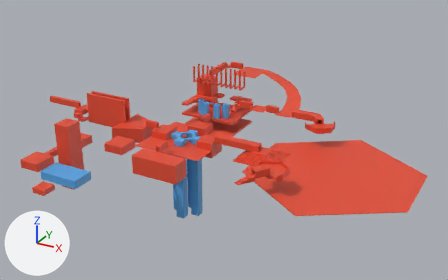
A saved change to the Blender file etc/level_blend_files/dungeon1_blockout.blend.
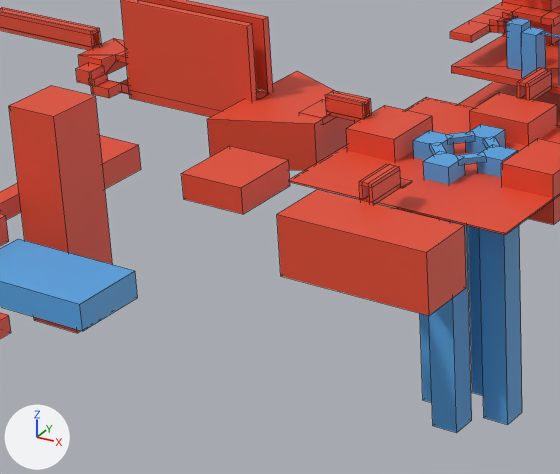
Old and new are each drawn whole from a 50 mm lens placed at (113.1, -176.7, 91.8), pointed at (13.8, 3.9, 1.5) and again close up on the part from 12% to 48% of the width and 33% to 82% of the height. The axes (+X, +Y, +Z) are drawn at lower left. The lights are the same throughout. The close-ups show mesh edges as thin lines.
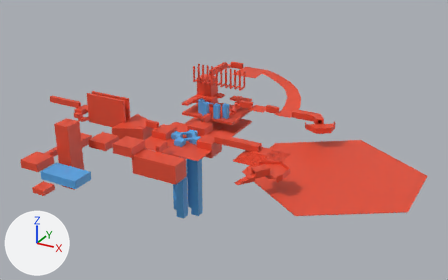
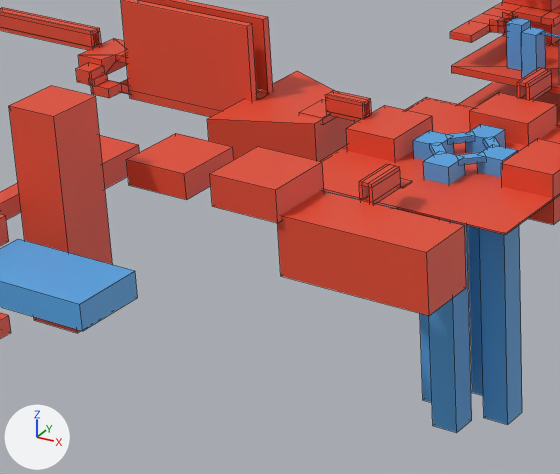
Pixel boxes [x1, y1, x2, y2] of what changed, in the close-ups (560 x 474 px; the box of a moved part takes in the faces that stretch with it):
part 1 of me_cube_017, added (red): after [210, 147, 324, 223]
part 2 of me_cube_017, moved or reshaped: before [182, 146, 290, 214]; after [126, 133, 234, 200]

The change, as a diff of the scene's bpy script:
```diff
--- a/etc/level_blend_files/dungeon1_blockout.blend.py
+++ b/etc/level_blend_files/dungeon1_blockout.blend.py
@@ me_cube_017 @@
 me_cube_017.from_pydata(...)  # 1436 vertices, 1301 faces; spans x -64.5..84.2, y -54.3..51.6, z -10.6..20.0
 # used by ob_cube_015; location = (0.0, 0.0, 0.0)
 # verts and faces of me_cube_017; kept vertices keep their numbers, new ones are numbered from 1436
 # before: 930 (-17.0, -25.5, 2.1) at pixel (183, 199), 931 (-17.0, -25.5, 4.9) at pixel (181, 173), 932 (-17.0, -17.7, 2.1), 933 (-17.0, -17.7, 4.9) at pixel (229, 145), 934 (-9.7, -25.5, 2.1) at pixel (243, 214)
 # before: 935 (-9.7, -25.5, 4.9) at pixel (241, 187), 936 (-9.7, -17.7, 2.1) at pixel (290, 185), 937 (-9.7, -17.7, 4.9) at pixel (288, 159)
+# me_cube_017 part 1: a new loose piece, a box spanning x -13.5..-5.5, y -25.5..-17.7, z 2.1..5.6, in mat_regular (red #e74d32)
+# me_cube_017 part 2
+for i in [*range(930, 938)]: verts[i] += (-7.0, 0.0, 0.0)
 me_cube_017.materials.append(mat_regular)
```
